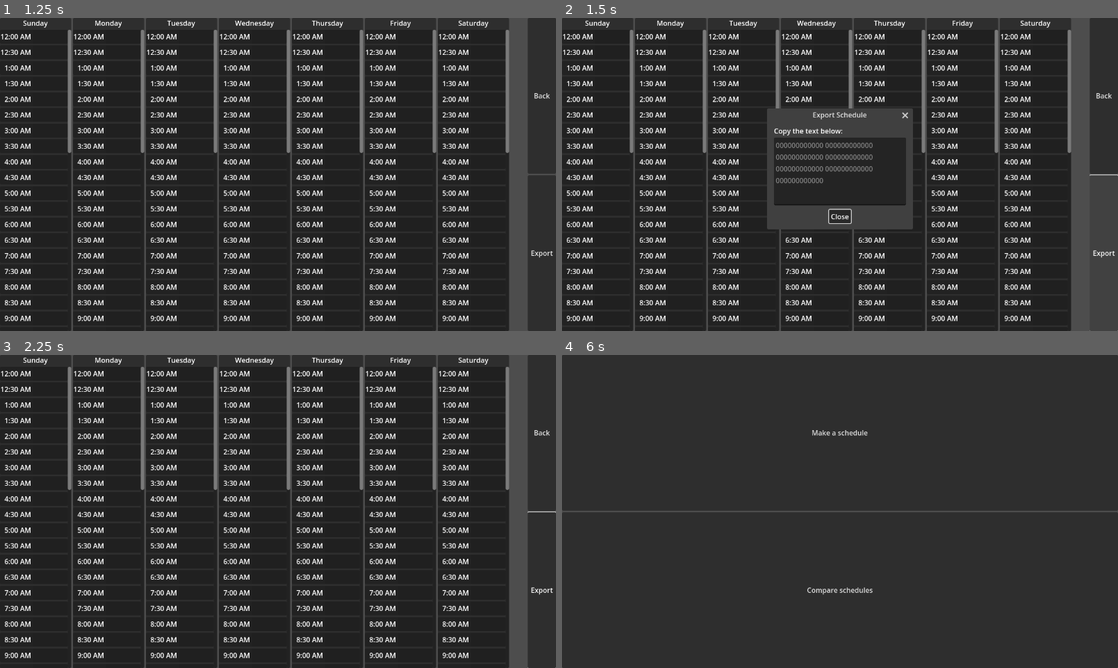
Above: before the commit, frames 1-4 (two rows, left to right).
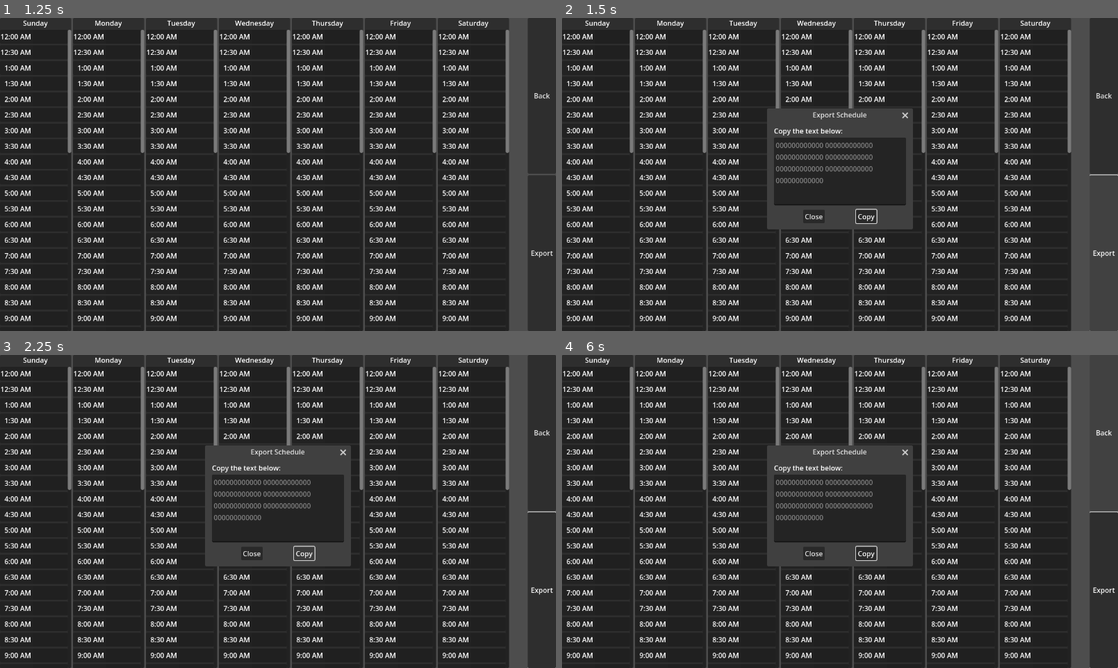
Above: after the commit, the same moments.

Repository: zibetnu/event-scheduler
Game: Godot game, scene res://src/main_menu/main_menu.tscn
Two runs of this game, one before a commit and one after it. Both use one fixed random seed, a clock stepped at 60 frames per second and the inputs below.
Inputs:
- Up to frame 1 (1.25 s): click "Make a schedule" at 0.5 s
- Up to frame 2 (1.5 s): click "Export" at 1.25 s
- Up to frame 3 (2.25 s): click "Close" (after the commit: "Copy") at 2 s
- Up to frame 4 (6 s): click "Export" at 2.75 s; click "Close" (after the commit: "Copy") at 3.5 s; click "Export" at 4.25 s; click "Close" (after the commit: "Copy") at 5 s; click "Back" at 5.75 s

Frame 1 is identical in both runs. In frame 2, 0.2% of the frame differs, in the area x 43-57%, y 60-66%; in frame 3, 5.4%; in frame 4, 14%, in the area x 0-100%, y 0-100%.

Commit message:
Add copy button

Diff:
--- a/src/schedule_maker/schedule_maker.gd
+++ b/src/schedule_maker/schedule_maker.gd
@@ -13,3 +13,7 @@
 
 	%ExportText.text = export_string
 	%ExportPopup.popup_centered()
+
+
+func _on_export_popup_confirmed() -> void:
+	DisplayServer.clipboard_set(%ExportText.text)
--- a/src/schedule_maker/schedule_maker.tscn
+++ b/src/schedule_maker/schedule_maker.tscn
@@ -14,11 +14,13 @@
 size_flags_vertical = 3
 text = "Export"
 
-[node name="ExportPopup" type="AcceptDialog" parent="." index="3"]
+[node name="ExportPopup" type="ConfirmationDialog" parent="." index="3"]
 unique_name_in_owner = true
 title = "Export Schedule"
 size = Vector2i(320, 240)
-ok_button_text = "Close"
+ok_button_text = "Copy"
+dialog_hide_on_ok = false
+cancel_button_text = "Close"
 
 [node name="VBoxContainer" type="VBoxContainer" parent="ExportPopup" index="3"]
 offset_left = 8.0
@@ -38,3 +40,4 @@
 wrap_mode = 1
 
 [connection signal="pressed" from="ScrollContainer/ButtonContainer/ExportButton" to="." method="_on_export_button_pressed"]
+[connection signal="confirmed" from="ExportPopup" to="." method="_on_export_popup_confirmed"]
